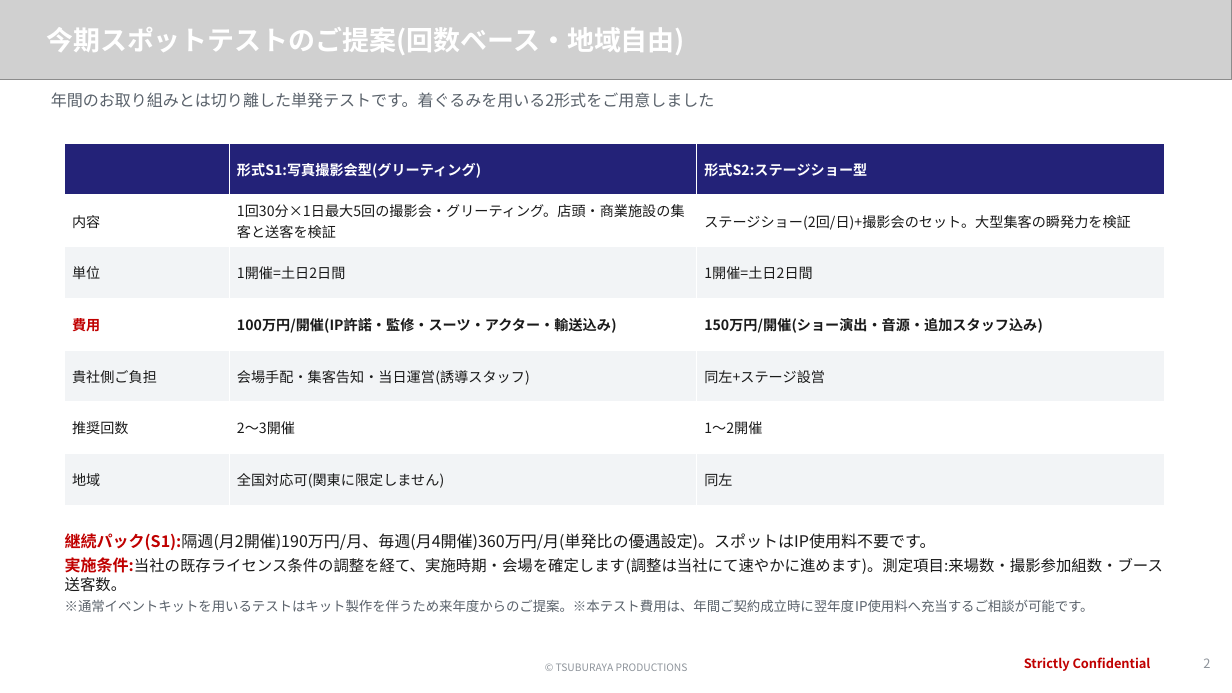
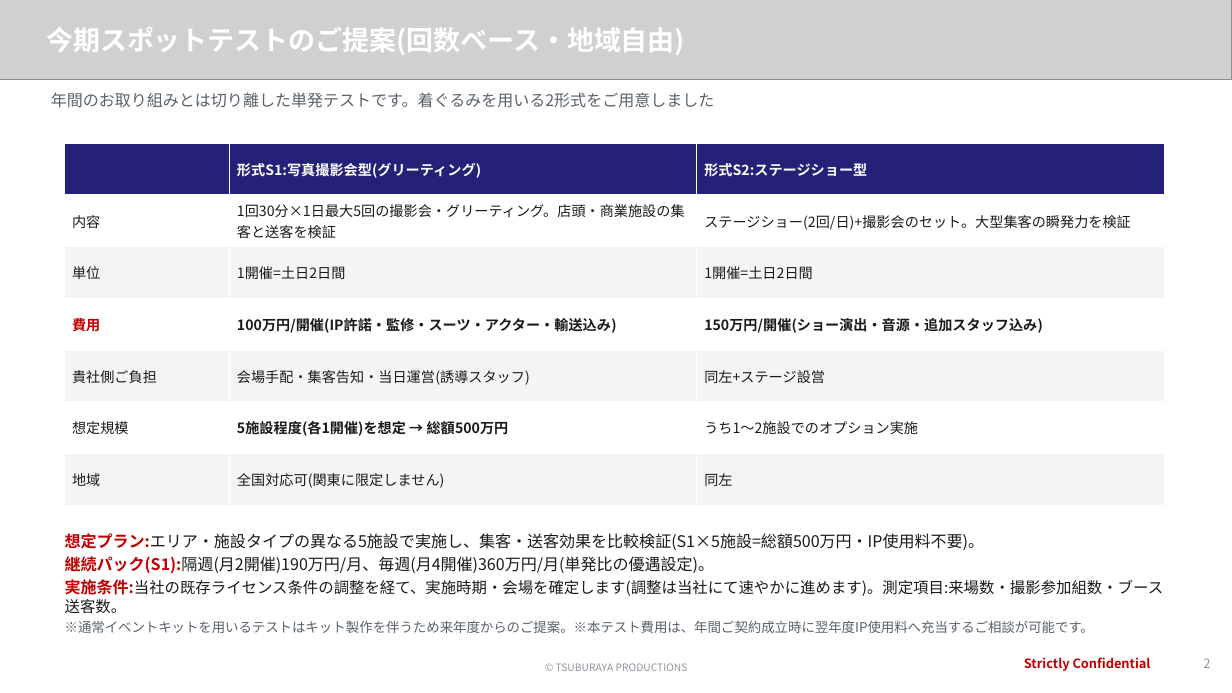
Before and after one commit to hayatoshintani-spe/kessho-lens, a slide deck: slide 2 of docs/proposals/softbank-ultraman-caravan/規模別お見積り3パターンと今期スポットテスト.pptx. Drawn at 1232x693 pixels with LibreOffice and Linux fonts; fonts in the diff are those of the drawing; grey boxes stand for pictures. Boxes give left, top, right and bottom in pixels: in the first picture for what was removed or moved away, otherwise in the second. Text is boxed around its words. In the diff, an @@ line names an element or a change of style, - is before the commit and + after.

```diff
--- a/docs/proposals/softbank-ultraman-caravan/規模別お見積り3パターンと今期スポットテスト.pptx
+++ b/docs/proposals/softbank-ultraman-caravan/規模別お見積り3パターンと今期スポットテスト.pptx
@@ table at (65,143,1165,506) @@
-row 6: 推奨回数 | 2〜3開催 | 1〜2開催
+row 6: 想定規模 | 5施設程度(各1開催)を想定 → 総額500万円 | うち1〜2施設でのオプション実施
@@ text at (65,533,984,573): text changed @@
-継続パック(S1):隔週(月2開催)190万円/月、毎週(月4開催)360万円/月(単発比の優遇設定)。スポットはIP使用料不要です。
+想定プラン:エリア・施設タイプの異なる5施設で実施し、集客・送客効果を比較検証(S1×5施設=総額500万円・IP使用料不要)。
+継続パック(S1):隔週(月2開催)190万円/月、毎週(月4開催)360万円/月(単発比の優遇設定)。
@@ text at (65,579,1163,633): less space between paragraphs @@
```
Also in this commit, not shown: 6 other files.
